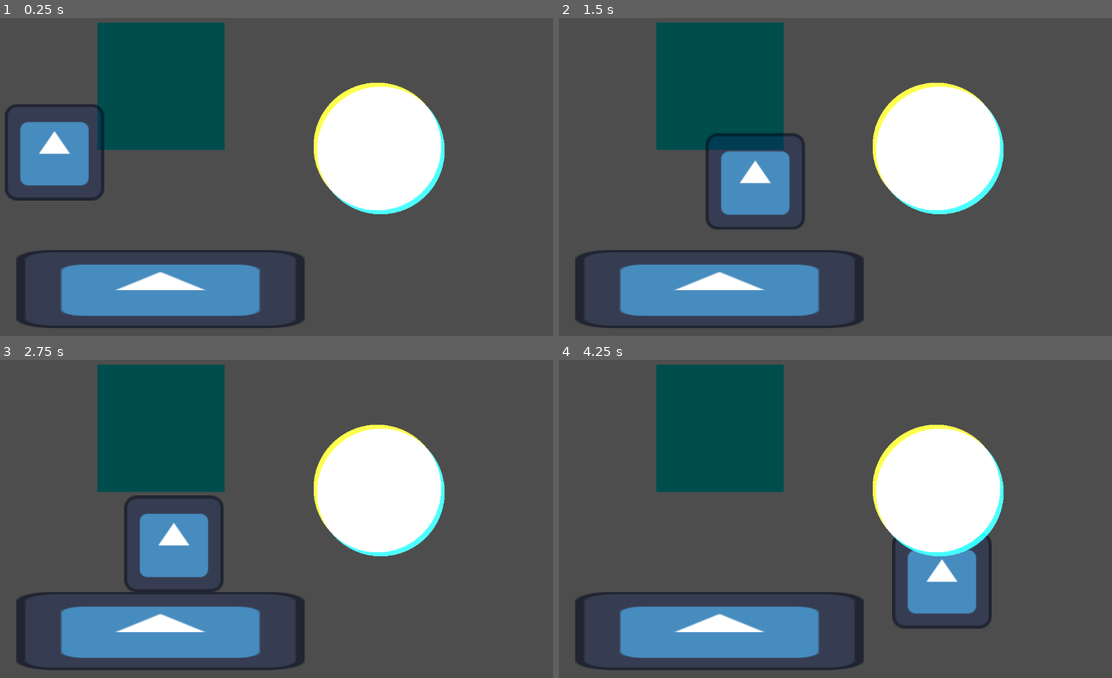
Above: before the commit, frames 1-4 (two rows, left to right).
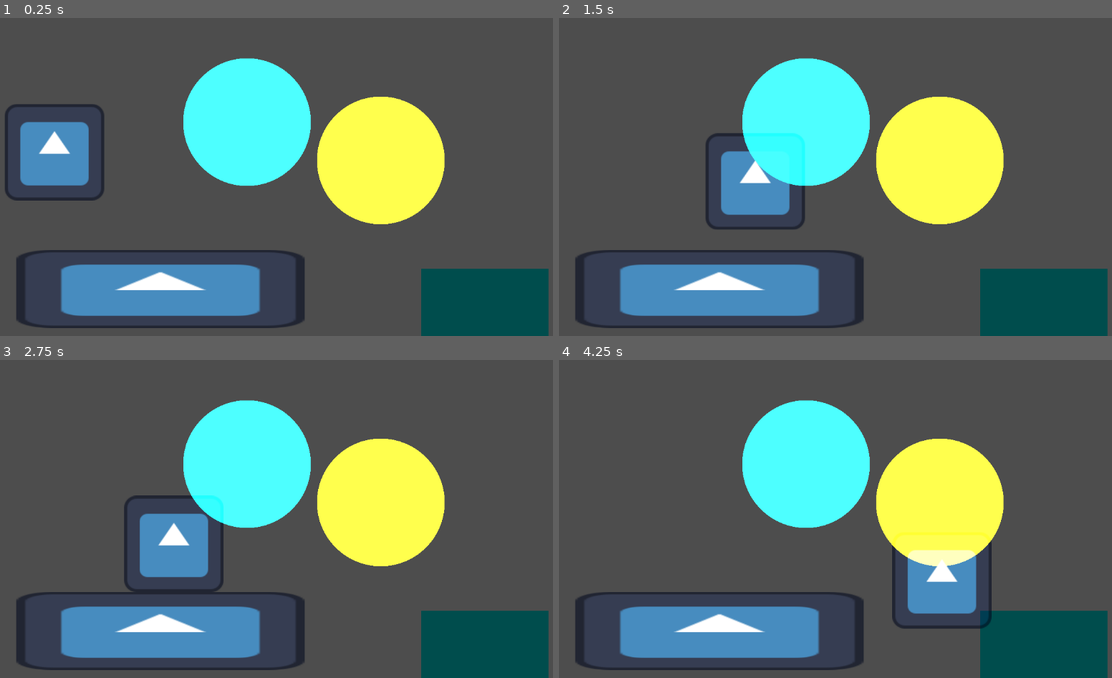
Above: after the commit, the same moments.

Repository: savardnm/mask-of-venus
Game: Godot game, scene res://main.tscn
Same seed, same stepped clock (60 frames per second), same inputs: the game is played once before the commit and once after it. The engine's default icon, where the game draws it, is replaced by a stand-in: a white triangle on a blue panel in a dark square.
Inputs:
- Up to frame 1 (0.25 s): no input
- Up to frame 2 (1.5 s): tap Enter (ui_accept) at 0.5, 0.77 s; hold Right (ui_right) from 0.53 s (still down)
- Up to frame 3 (2.75 s): tap Enter (ui_accept) at 1.52 s; release Right (ui_right) at 2.03 s; hold Left (ui_left) from 2.03 s (still down)
- Up to frame 4 (4.25 s): release Left (ui_left) at 2.78 s; hold Right (ui_right) from 2.78 s (still down); tap Enter (ui_accept) at 3.02, 3.77 s

The runs differ from the first frame. In frame 1, 28% of the frame differs, in the area x 17-100%, y 1-100%; in frame 2, 28%; in frame 3, 28%; in frame 4, 28%.

Commit message:
reading colors

Diff:
--- a/_scripts/test.gd
+++ b/_scripts/test.gd
@@ -1,5 +1,6 @@
 extends Node
-# extends Sprite2D
+
+
 
 # Called when the node enters the scene tree for the first time.
 func _ready() -> void:
@@ -8,7 +9,8 @@
 
 # Called every frame. 'delta' is the elapsed time since the previous frame.
 func _process(delta: float) -> void:
-	# print(self.modulate)
+	var viewport : Viewport  = get_tree().root
+	print(viewport.get_texture().get_image().get_pixel(778,309) )
 	# print(self.name)
 	pass
 
--- a/main.tscn
+++ b/main.tscn
@@ -51,18 +51,21 @@
 [node name="Circle3" type="Sprite2D" parent="." unique_id=1431873370]
 material = SubResource("ShaderMaterial_5vw27")
 instance_shader_parameters/objectColor = Vector4(1, 1, 0, 1)
-position = Vector2(760, 267)
+position = Vector2(767, 295)
 texture = ExtResource("3_1bvp3")
 script = ExtResource("5_272bh")
 
 [node name="Circle2" type="Sprite2D" parent="." unique_id=1489596734]
 material = SubResource("ShaderMaterial_5vw27")
 instance_shader_parameters/objectColor = Vector4(0, 1, 1, 1)
-position = Vector2(767, 275)
+position = Vector2(498, 218)
 texture = ExtResource("3_1bvp3")
 
 [node name="Square" type="Sprite2D" parent="." unique_id=1838755886]
 material = SubResource("ShaderMaterial_272bh")
 instance_shader_parameters/objectColor = Vector4(1, 0, 0, 1)
-position = Vector2(325, 146)
+position = Vector2(976, 641)
 texture = ExtResource("4_lquwl")
+
+[node name="Node2D" type="Node2D" parent="." unique_id=1123501620]
+position = Vector2(778, 309)
